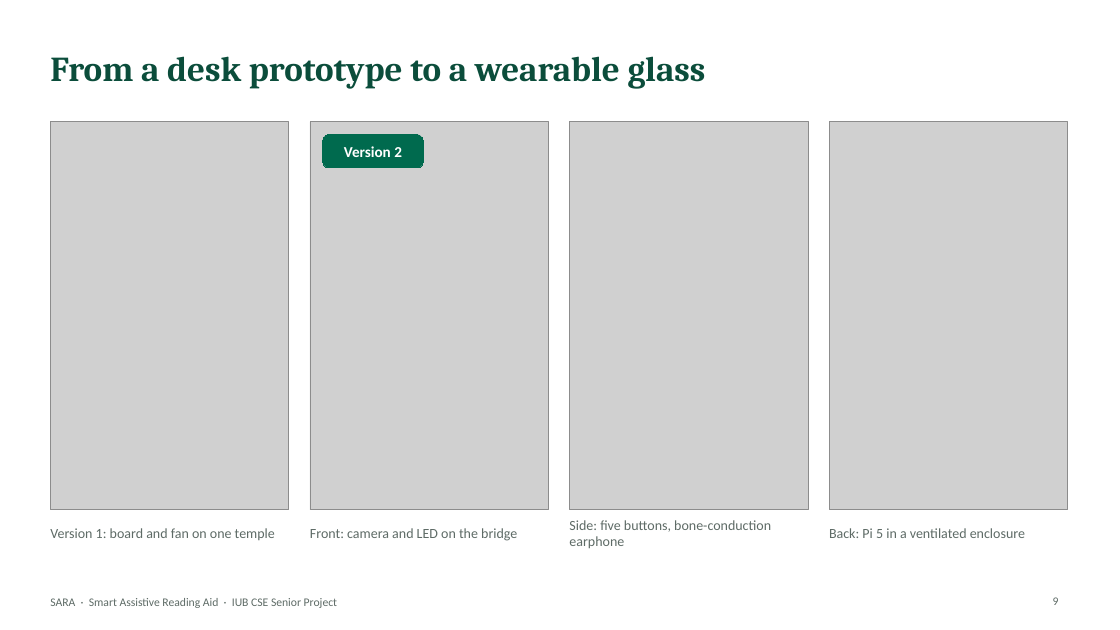
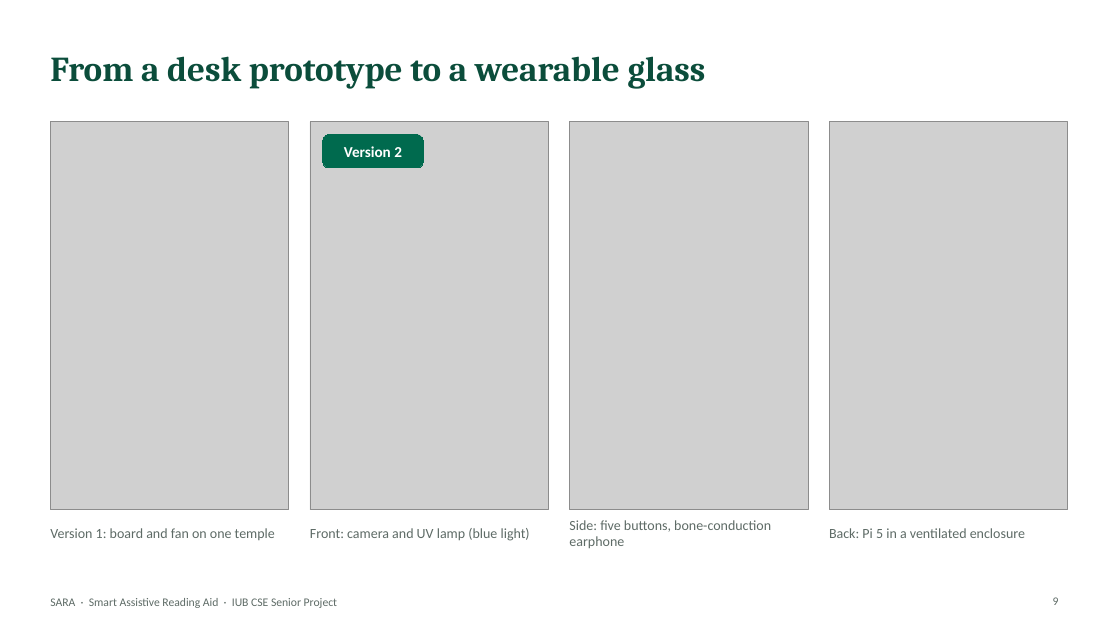
Before and after one commit to aflam330/Senior_project_wearable_glass_for_blind_people_using_ocr_and_ylo, a slide deck: slide 9 of Thesis Report and paper/thesis report/slides/SARA_Presentation.pptx. Drawn at 1120x630 pixels with LibreOffice and Linux fonts; fonts in the diff are those of the drawing; grey boxes stand for pictures. Boxes give left, top, right and bottom in pixels: in the first picture for what was removed or moved away, otherwise in the second. Text is boxed around its words. In the diff, an @@ line names an element or a change of style, - is before the commit and + after.

```diff
--- a/Thesis Report and paper/thesis report/slides/SARA_Presentation.pptx
+++ b/Thesis Report and paper/thesis report/slides/SARA_Presentation.pptx
@@ text at (310, 528, 530, 541): text changed @@
-Front: camera and LED on the bridge
+Front: camera and UV lamp (blue light)
```
Also in this commit, not shown: 7 other slides changed, 12 other files.
